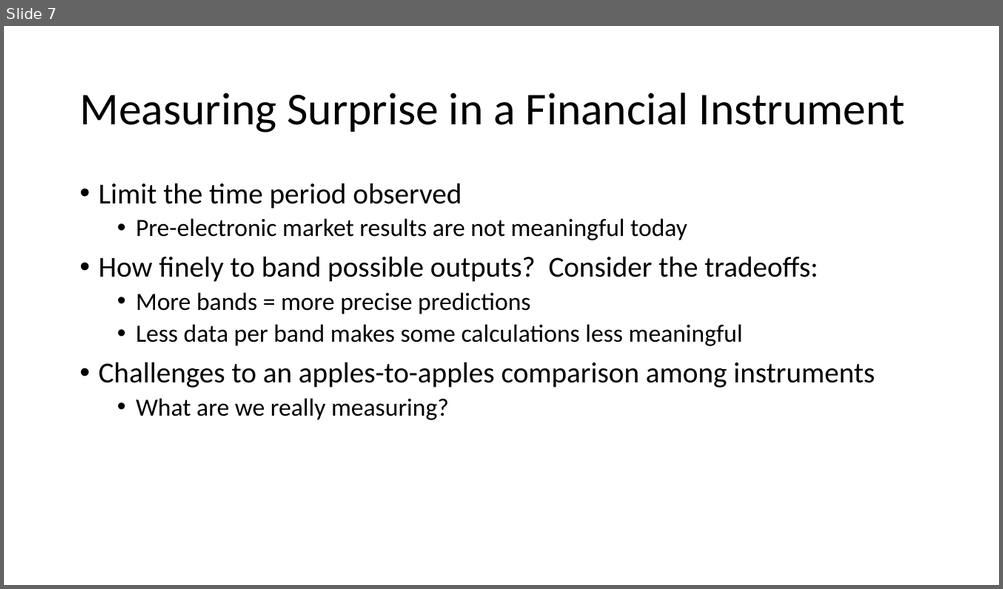
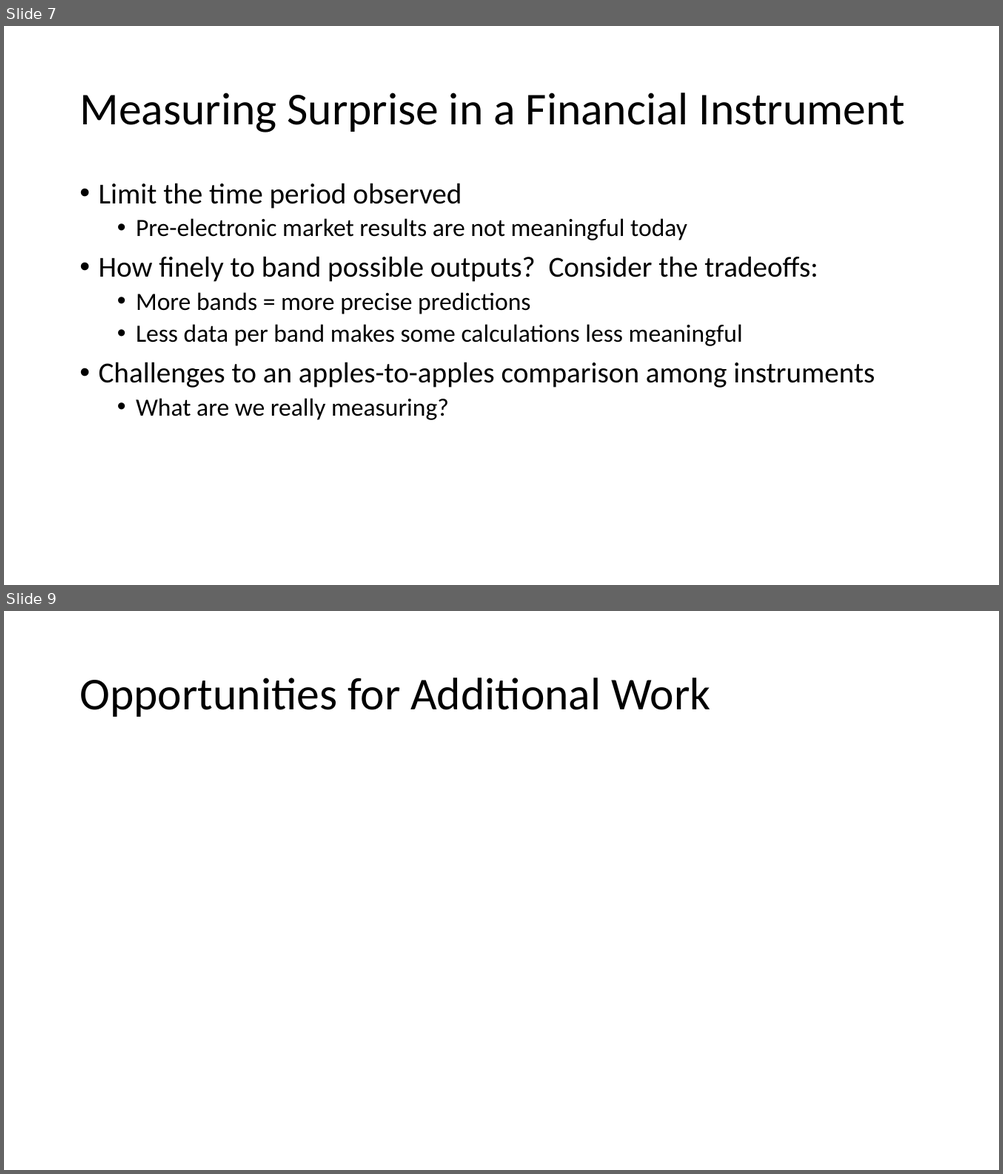
Before and after one commit to smccaula/LSSP_Hackathon, a slide deck: slides/hackathon.pptx. Shown one above the other, each under a label of ours: slide 7 before the commit, slides 7 and 9 after it; the slides between them are not shown. The pictures are 1003x589 and 1003x1174 pixels, drawn with LibreOffice and Linux fonts; fonts in the diff are those of the drawing. Boxes give left, top, right and bottom in pixels: in the first picture for what was removed or moved away, otherwise in the second. Text is boxed around its words. In the diff, an @@ line names an element or a change of style, - is before the commit and + after.

```diff
--- a/slides/hackathon.pptx
+++ b/slides/hackathon.pptx
@@ slide 9 added at [4, 611, 999, 1170], background #FFFFFF @@
@@ title added at [79, 678, 710, 717], 44 pt, text #000000 @@
+Opportunities for Additional Work
```
Also in this commit, not shown: 1 slide changed, 1 other slide added.
